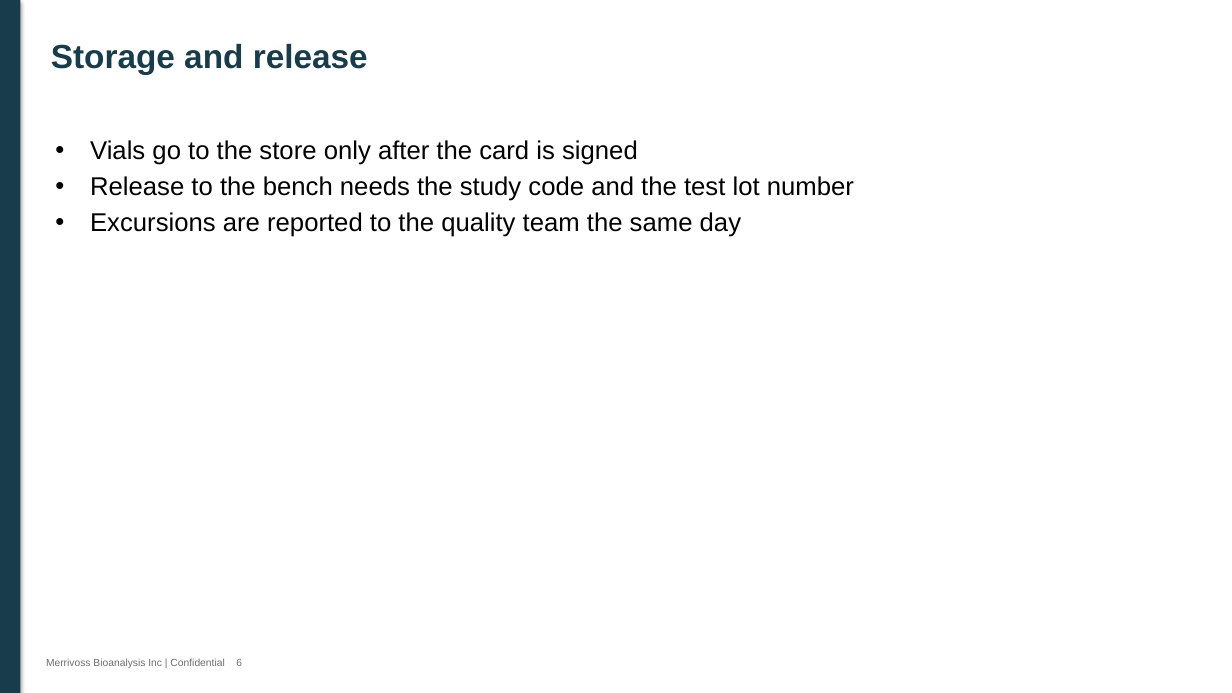
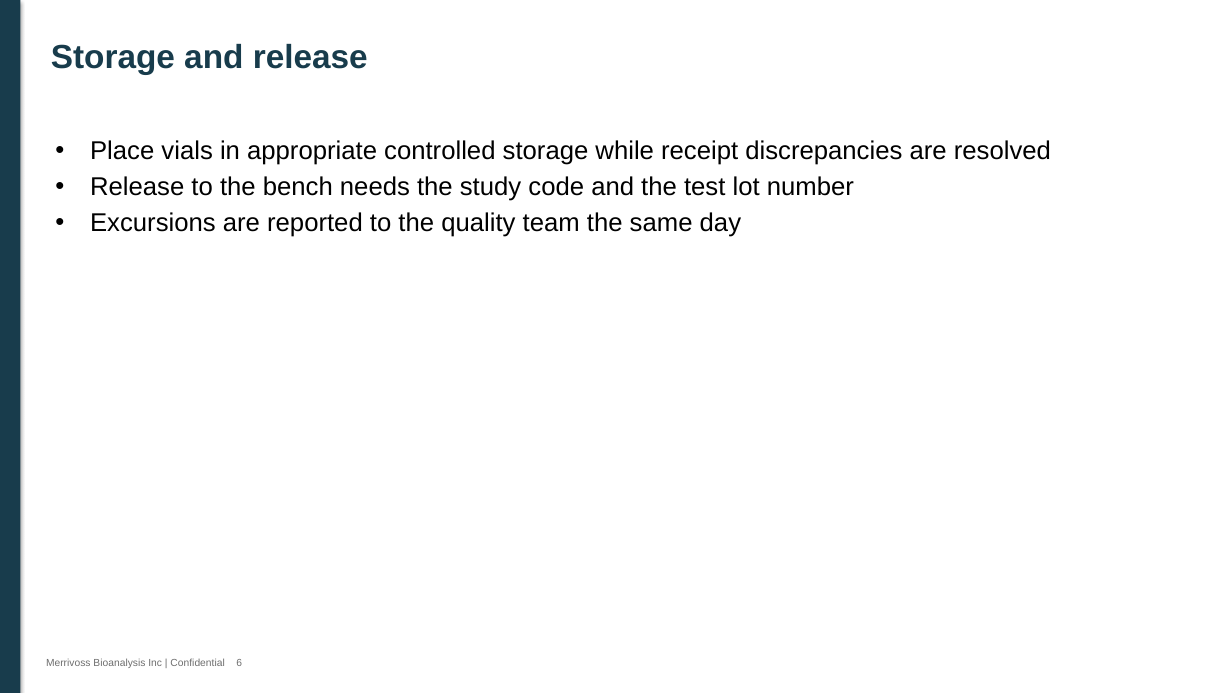
Before and after one commit to 60xAI/portco-mock-dataset, a slide deck: slide 6 of output/archive/BrindlewytheData/QA/Training/2024/Copy of Sample_handover_training.pptx. Drawn at 1232x693 pixels with LibreOffice and Linux fonts; fonts in the diff are those of the drawing. Boxes give left, top, right and bottom in pixels: in the first picture for what was removed or moved away, otherwise in the second. Text is boxed around its words. In the diff, an @@ line names an element or a change of style, - is before the commit and + after.

```diff
--- a/output/archive/BrindlewytheData/QA/Training/2024/Copy of Sample_handover_training.pptx
+++ b/output/archive/BrindlewytheData/QA/Training/2024/Copy of Sample_handover_training.pptx
@@ text at box(90, 140, 1051, 165): text changed @@
-• Vials go to the store only after the card is signed
+• Place vials in appropriate controlled storage while receipt discrepancies are resolved
```
Also in this commit, not shown: 3 other slides changed, 1 other file.
